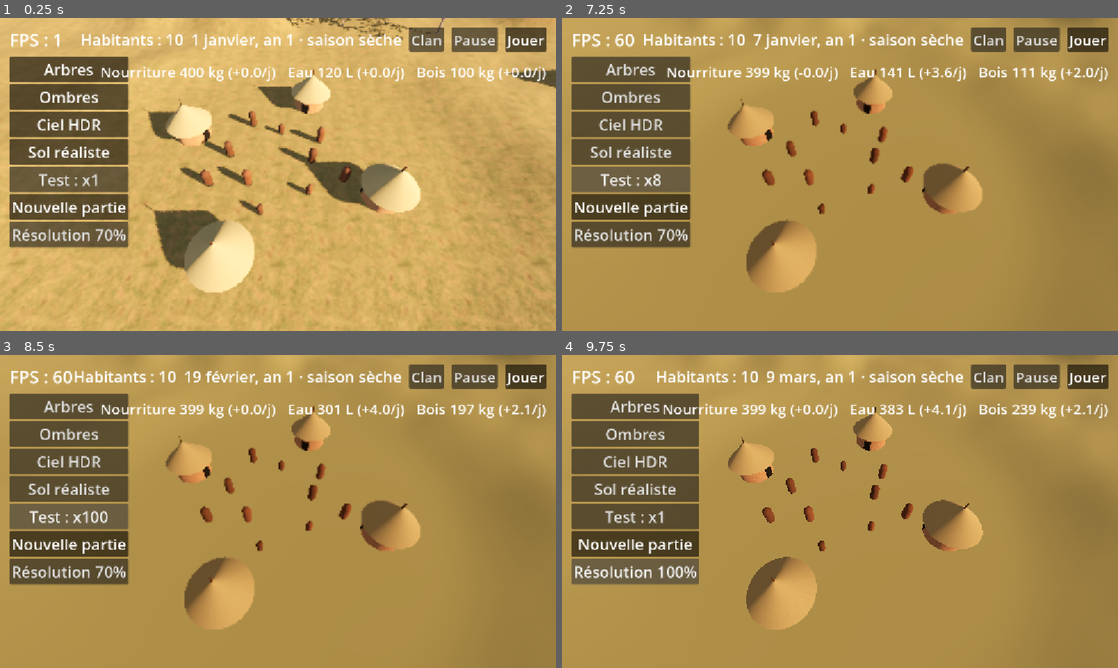
Above: before the commit, frames 1-4 (two rows, left to right).
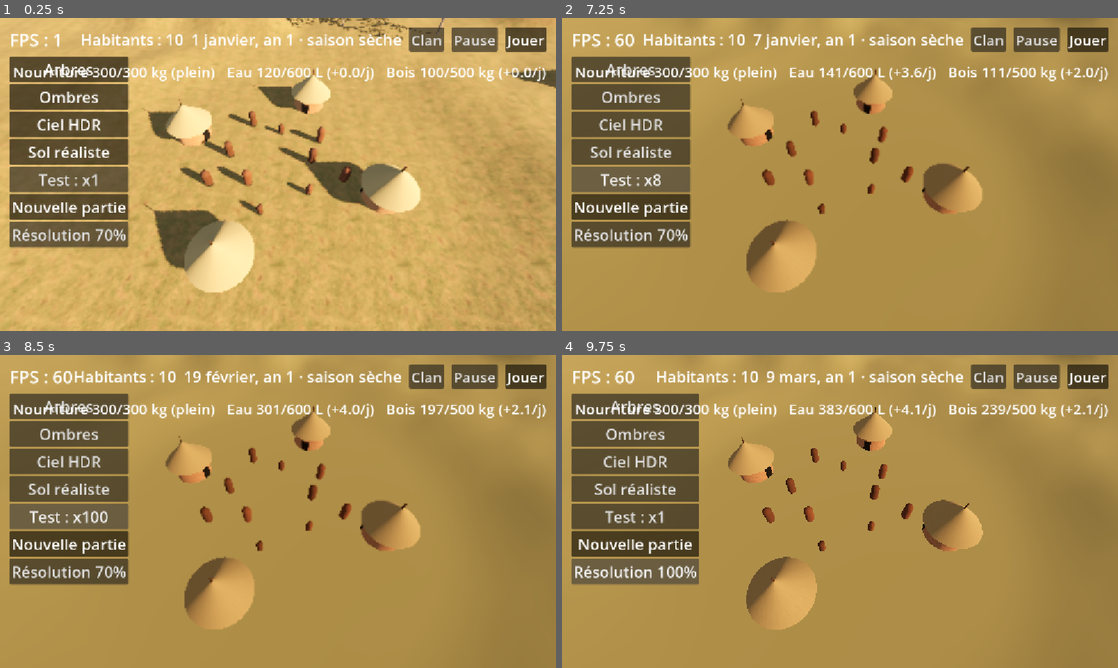
Above: after the commit, the same moments.

Repository: barroapk/faso-kanou
Game: Godot game, scene res://scenes/main.tscn
Same seed, same stepped clock (60 frames per second), same inputs: the game is played once before the commit and once after it. A sky picture missing from this copy of the repository is replaced by a grey-blue gradient.
Inputs:
- Up to frame 1 (0.25 s): no input
- Up to frame 2 (7.25 s): click "Nouvelle partie" at 0.5 s; click "Nouvelle partie" at 1.25 s; click "Jouer" at 2 s; click "Jouer" at 2.75 s; click "Arbres" at 3.5 s; click "Ombres" at 4.25 s; click "Ciel HDR" at 5 s; click "Sol réaliste" at 5.75 s; click "Test : x1" at 6.5 s
- Up to frame 3 (8.5 s): click "Test : x8" at 7.25 s; click "Test : x30" at 8 s
- Up to frame 4 (9.75 s): click "Test : x100" at 8.75 s; click "Résolution 70%" at 9.5 s

The runs differ from the first frame. In frame 1, 1.5% of the frame differs, in the area x 2-83%, y 15-21%; in frame 2, 1.6%; in frame 3, 1.6%; in frame 4, 1.6%, in the area x 2-86%, y 15-21%.

Commit message:
Capacités de stockage : greniers, jarres, puits, abris à bois

Diff:
--- a/scripts/core/ressources.gd
+++ b/scripts/core/ressources.gd
@@ -14,15 +14,22 @@
 const CONSO_ENFANT := {"nourriture": 0.5, "eau": 3.0, "bois": 0.6}
 const UNITES := {"nourriture": "kg", "eau": "L", "bois": "kg"}
 
-var stocks := {"nourriture": 400.0, "eau": 120.0, "bois": 100.0}
+var stocks := {"nourriture": 300.0, "eau": 120.0, "bois": 100.0}
 var bilan := {"nourriture": 0.0, "eau": 0.0, "bois": 0.0}
-var batiments := {"hutte": 4, "grenier": 0, "puits": 0}
+var batiments := {"hutte": 4, "grenier": 0, "jarres": 0, "puits": 0, "abri_bois": 0}
 var outils := 1.0
 var faim := false
 var soif := false
 
-func capacite_eau() -> float:
-    return 600.0 + 2000.0 * batiments["puits"]
+func capacite(r: String) -> float:
+    match r:
+        "nourriture":
+            return 300.0 + 1000.0 * batiments["grenier"]
+        "eau":
+            return 600.0 + 200.0 * batiments["jarres"] + 2000.0 * batiments["puits"]
+        "bois":
+            return 500.0 + 2000.0 * batiments["abri_bois"]
+    return 0.0
 
 func taux_pertes() -> float:
     return 0.0003 if batiments["grenier"] > 0 else 0.002
@@ -46,15 +53,12 @@
         variation["eau"] += 20.0
     variation["nourriture"] -= stocks["nourriture"] * taux_pertes()
     for r in variation:
-        stocks[r] += variation[r]
+        stocks[r] = clampf(stocks[r] + variation[r], 0.0, capacite(r))
     bilan = variation
     var avait_faim := faim
     var avait_soif := soif
     faim = stocks["nourriture"] <= 0.0
     soif = stocks["eau"] <= 0.0
-    for r in stocks:
-        stocks[r] = maxf(stocks[r], 0.0)
-    stocks["eau"] = minf(stocks["eau"], capacite_eau())
     if faim and not avait_faim:
         penurie.emit("nourriture")
     if soif and not avait_soif:
@@ -63,8 +67,12 @@
 func texte() -> String:
     var morceaux: PackedStringArray = []
     for r in ["nourriture", "eau", "bois"]:
-        var signe := "+" if bilan[r] >= 0.0 else ""
-        morceaux.append("%s %d %s (%s%.1f/j)" % [r.capitalize(), int(stocks[r]), UNITES[r], signe, bilan[r]])
+        var etat := ""
+        if stocks[r] >= capacite(r):
+            etat = "plein"
+        else:
+            etat = "%s%.1f/j" % ["+" if bilan[r] >= 0.0 else "", bilan[r]]
+        morceaux.append("%s %d/%d %s (%s)" % [r.capitalize(), int(stocks[r]), int(capacite(r)), UNITES[r], etat])
     return "   ".join(morceaux)
 
 func vers_dict() -> Dictionary:
